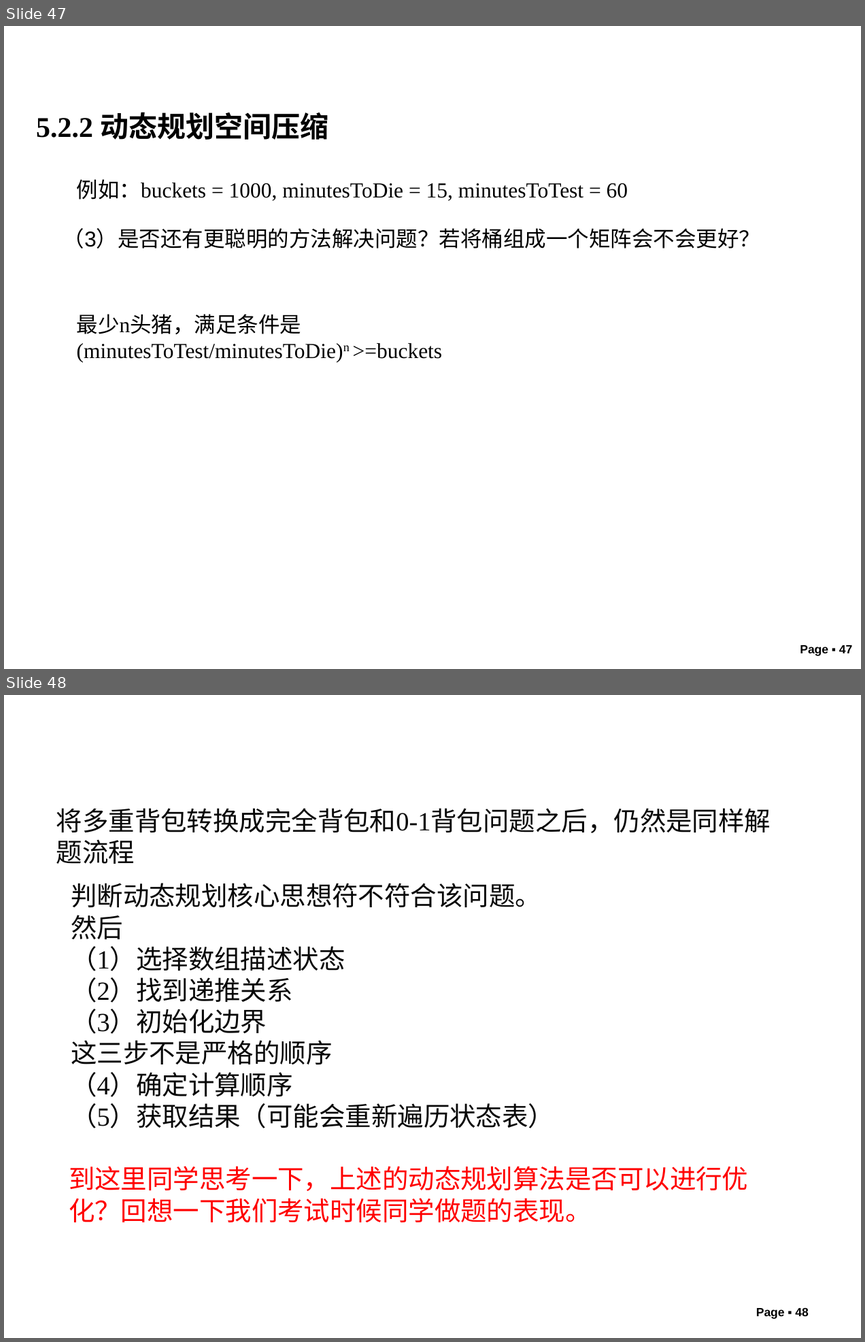
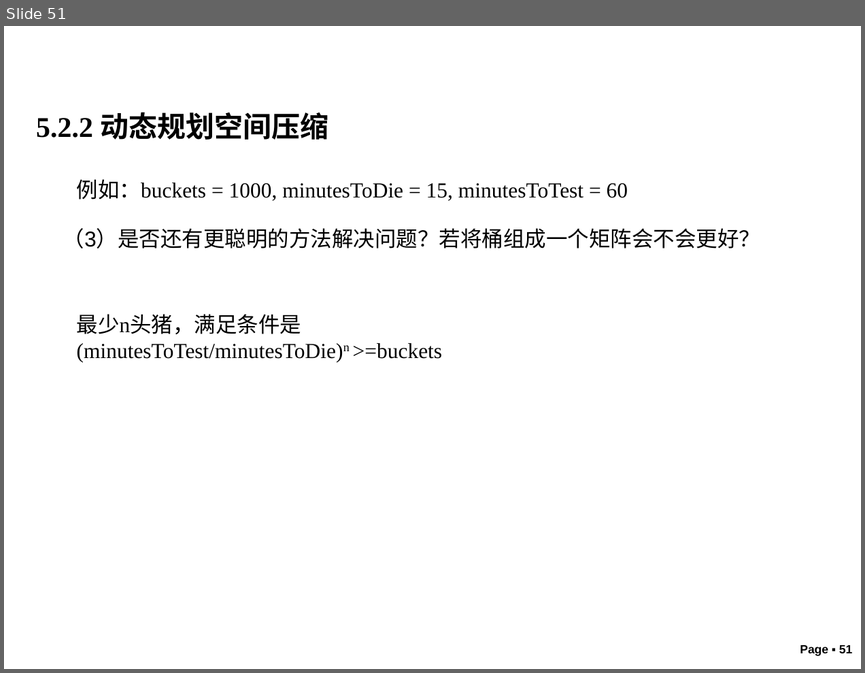
Before and after one commit to liutongling/DP, a slide deck: file/第5章 动态规划法.pptx. Shown one above the other, each under a label of ours: slides 47 and 48 before the commit, slide 51 after it. The pictures are 865x1342 and 865x673 pixels, drawn with LibreOffice and Linux fonts; fonts in the diff are those of the drawing; background and template pictures are left out. Boxes give left, top, right and bottom in pixels: in the first picture for what was removed or moved away, otherwise in the second. Text is boxed around its words. In the diff, an @@ line names an element or a change of style, - is before the commit and + after.

Commit message:
动态规划第五章ppt更新

```diff
--- a/file/第5章 动态规划法.pptx
+++ b/file/第5章 动态规划法.pptx
@@ slide 48 removed at (4, 695, 861, 1338), background #FFFFFF @@
@@ text removed at (56, 808, 770, 864) @@
-将多重背包转换成完全背包和0-1背包问题之后，仍然是同样解题流程
@@ text removed at (71, 883, 554, 1128) @@
-判断动态规划核心思想符不符合该问题。
-然后
-（1）选择数组描述状态
-（2）找到递推关系
-（3）初始化边界
-这三步不是严格的顺序
-（4）确定计算顺序
-（5）获取结果（可能会重新遍历状态表）
@@ text removed at (69, 1166, 748, 1222) @@
-到这里同学思考一下，上述的动态规划算法是否可以进行优化？回想一下我们考试时候同学做题的表现。
@@ page number removed at (756, 1308, 808, 1319) @@
-Page ▪ 48
@@ what was slide 47 is now slide 51 @@
@@ page number at (800, 645, 852, 656): text changed @@
-Page ▪ 47
+Page ▪ 51
```
Also in this commit, not shown: 2 slides changed, 5 slides added, 26 other slides removed.
